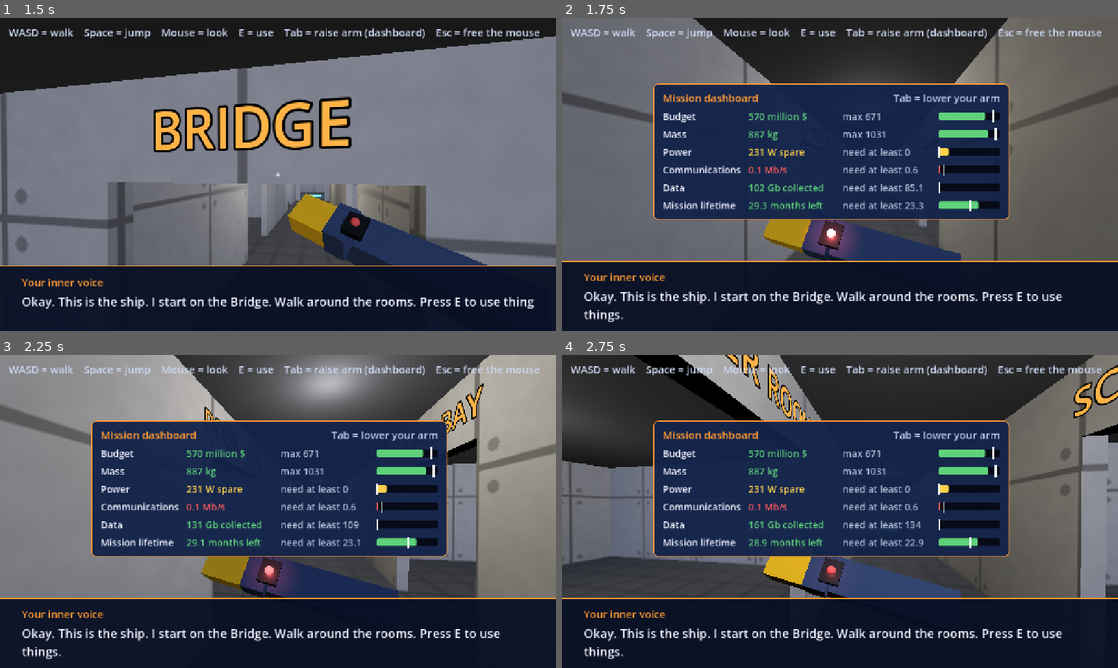
Above: before the commit, frames 1-4 (two rows, left to right).
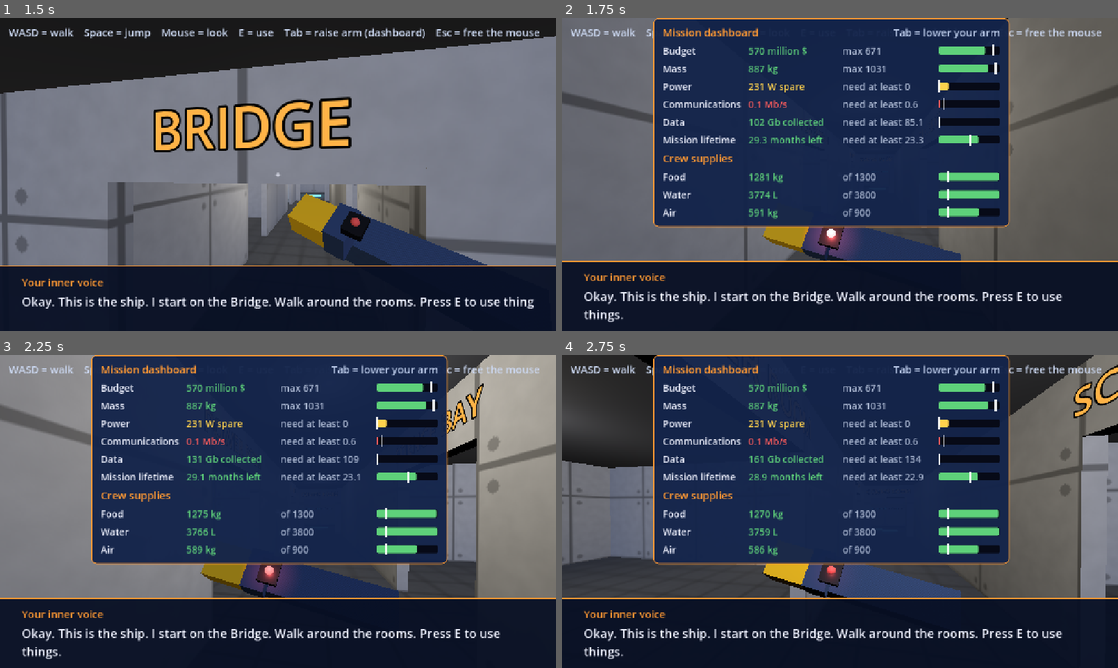
Above: after the commit, the same moments.

Repository: Kaleb-45/how-did-we-get-here
Game: Godot game, scene res://scenes/walk.tscn
Two runs of this game, one before a commit and one after it. Both use one fixed random seed, a clock stepped at 60 frames per second and the inputs below. This scene is started directly instead of the project's main scene.
Inputs (mouse positions are in pixels of both pictures, inside the frame that each line leads up to):
- Up to frame 1 (1.5 s): tap E (interact) at 0.5 s; move the mouse to (305, 174) at 0.52 s; hold E (interact) 0.53-1.28 s; hold W (move_forward) from 0.53 s (still down); click (305, 174) at 0.67 s; tap Space (jump) at 0.77 s; move the mouse to (250, 174) at 1.27 s; tap Tab (toggle_dashboard) at 1.35 s
- Up to frame 2 (1.75 s): keep holding W (move_forward); tap Space (jump) at 1.52 s
- Up to frame 3 (2.25 s): keep holding W (move_forward); tap E (interact) at 2 s; move the mouse to (289, 505) at 2.02 s; hold E (interact) from 2.03 s (still down)
- Up to frame 4 (2.75 s): keep holding W (move_forward); keep holding E (interact)

Frame 1 is identical in both runs. In frame 2, 24% of the frame differs, in the area x 16-81%, y 0-68%; in frame 3, 24%; in frame 4, 24%.
Error before the commit: Invalid access to property or key 'camera' on a base object of type 'Dictionary'. (res://scripts/autoload/GameState.gd:227)
Error after the commit: Invalid access to property or key 'camera' on a base object of type 'Dictionary'. (res://scripts/autoload/GameState.gd:368)

Commit message:
A12: Crew supplies group (food, water, air) on the arm dashboard, drops with use per day
Co-Authored-By: Claude Opus 5.5 <noreply@anthropic.com>

Diff:
--- a/data/inner_voice.json
+++ b/data/inner_voice.json
@@ -96,6 +96,42 @@
       "what": "Power: the batteries ran out during the mission.",
       "why": "We flew into Mars' shadow. The solar panels got no sun, the batteries couldn't run everything, and power stayed in the red.",
       "fix": "When the alarm sounds, go to the power panel and switch off the heater or the antenna. The camera uses too little to help. Real NASA teams turn the heaters down before every shadow."
+    },
+    "food_empty": {
+      "title": "Food ran out",
+      "what": "Food: the crew ran out of food.",
+      "why": "The crew eats every day, about 1.8 kg each. The food store emptied before the trip was over.",
+      "fix": "Go to the Food station in Life Support and press E to start rationing early. Rationing makes the food last longer."
+    },
+    "water_empty": {
+      "title": "Water ran out",
+      "what": "Water: the crew ran out of water.",
+      "why": "The crew drinks every day, and a leak pours water out fast if nobody stops it.",
+      "fix": "When the voice warns about a leak, run to the Water station in Life Support and press E to stop it."
+    },
+    "air_empty": {
+      "title": "Air ran out",
+      "what": "Air: the crew ran out of air to breathe.",
+      "why": "Breathing uses up the air every day. A fresh scrubber puts air back, and nobody swapped it in time.",
+      "fix": "Go to the Air station in Life Support and press E to swap the scrubber. Press E again when the ring closes on the target."
+    },
+    "food_low": {
+      "title": "Food too low",
+      "what": "Food: the store was almost empty at the end.",
+      "why": "The crew eats every day, and the food was not rationed, so it ran too low.",
+      "fix": "Go to the Food station in Life Support and press E to start rationing. Rationing makes the food last longer."
+    },
+    "water_low": {
+      "title": "Water too low",
+      "what": "Water: the tank was almost empty at the end.",
+      "why": "The crew drinks every day. A leak that is fixed late loses a lot of water.",
+      "fix": "When the voice warns about a leak, run to the Water station in Life Support and press E at once."
+    },
+    "air_low": {
+      "title": "Air too low",
+      "what": "Air: the air was almost gone at the end.",
+      "why": "Breathing uses up the air every day, and the scrubber was not swapped (or was swapped badly).",
+      "fix": "Go to the Air station in Life Support and press E to swap the scrubber. A press close to the target puts back more air."
     }
   },
   "parts": {
@@ -196,6 +232,18 @@
     "mission_lifetime": {
       "warning": "No spare months. The spacecraft will barely last.",
       "danger": "The spacecraft won't last long enough!"
+    },
+    "food": {
+      "warning": "The food is running low. The crew gets hungry.",
+      "danger": "The food is almost gone! The crew is in trouble."
+    },
+    "water": {
+      "warning": "The water is running low. Everyone is thirsty.",
+      "danger": "The water is almost gone! The crew is in trouble."
+    },
+    "air": {
+      "warning": "The air is getting stale. The meter is low.",
+      "danger": "The air is almost gone! The crew can barely breathe."
     }
   },
   "launch": {
--- a/data/story.json
+++ b/data/story.json
@@ -138,6 +138,21 @@
       }
     }
   },
+  "crew_supplies": {
+    "_readme": "The Crew supplies group on the arm dashboard (shown in Flight and Arrival only). names and units = the words on each row. of_word = the words between the amount left and the full size, for example \"1250 kg of 1300\".",
+    "title": "Crew supplies",
+    "names": {
+      "food": "Food",
+      "water": "Water",
+      "air": "Air"
+    },
+    "units": {
+      "food": "kg",
+      "water": "L",
+      "air": "kg"
+    },
+    "of_word": "of"
+  },
   "dashboard": {
     "title": "Mission dashboard",
     "hint_small": "Tab = bigger",
--- a/scripts/autoload/GameState.gd
+++ b/scripts/autoload/GameState.gd
@@ -43,7 +43,12 @@
 # One entry per timed press: { "stage": "launch", "moment": "liftoff", "result": "Perfect" }
 # The result is "Perfect", "Good" or "Miss".
 var timing_results: Array = []
-var findings: Array = []              # science the mission found
+var findings: Array = []              # things that went wrong on the way (crew supplies at zero)
+# Crew supplies (data/supplies.json). crew_supplies above holds how much is left.
+var supplies_started: bool = false    # true once the ship has been stocked
+var rationing: bool = false           # true once the player rations the food (Food station)
+var leak_active: bool = false         # true while the water leak is pouring (Flight)
+var scrubber_swapped: bool = false    # true once the player swapped the scrubber (Air station)
 
 
 func _ready() -> void:
@@ -67,6 +72,10 @@
 		"damage": damage.duplicate(true),
 		"timing_results": timing_results.duplicate(true),
 		"findings": findings.duplicate(true),
+		"supplies_started": supplies_started,
+		"rationing": rationing,
+		"leak_active": leak_active,
+		"scrubber_swapped": scrubber_swapped,
 		"event_failures": event_failures.duplicate(true),
 		"mission_months": mission_months,
 		"data_collected": data_collected,
@@ -92,6 +101,10 @@
 	damage = d.get("damage", damage).duplicate(true)
 	timing_results = d.get("timing_results", timing_results).duplicate(true)
 	findings = d.get("findings", findings).duplicate(true)
+	supplies_started = d.get("supplies_started", supplies_started)
+	rationing = d.get("rationing", rationing)
+	leak_active = d.get("leak_active", leak_active)
+	scrubber_swapped = d.get("scrubber_swapped", scrubber_swapped)
 	event_failures = d.get("event_failures", event_failures).duplicate(true)
 	mission_months = d.get("mission_months", mission_months)
 	data_collected = d.get("data_collected", data_collected)
@@ -114,6 +127,9 @@
 	# The launch starts again too. The parts, name, character and rocket stay.
 	damage.clear()
 	timing_results.clear()
+	# The crew supplies, the findings and the leak start again too.
+	clear_supplies()
+	findings.clear()
 
 
 # --- The launch (timed presses) -------------------------------------------
@@ -132,6 +148,130 @@
 # Adds damage (or lost fuel). kind is "fuel" or a part name. amount is a percent.
 func add_damage(kind: String, amount: float) -> void:
 	damage[kind] = damage.get(kind, 0.0) + amount
+
+
+# --- Crew supplies (food, water, air) --------------------------------------
+# A separate group from the six resources. They show in Flight and Arrival.
+# Every number is in data/supplies.json. Each one drops by:
+#   (use per person per day) x (crew size) x (game days that passed)
+
+const SUPPLY_IDS: Array = ["food", "water", "air"]
+
+
+# Stock the ship: every supply at its start amount, no rationing, no leak.
+func start_supplies() -> void:
+	for id in SUPPLY_IDS:
+		crew_supplies[id] = float(Data.supplies["start_amount"][id]["value"])
+	rationing = false
+	leak_active = false
+	scrubber_swapped = false
+	supplies_started = true
+	findings.clear()
+	for id in SUPPLY_IDS:   # old crew problems from a last try are gone
+		event_failures.erase(id + "_empty")
+		event_failures.erase(id + "_low")
+
+
+# Safety net: if the walk starts without a Flight (Play on the walk scene), stock the ship.
+func ensure_supplies() -> void:
+	if not supplies_started:
+		start_supplies()
+
+
+# "Try again": no supplies, no leak, no rationing. (Parts, name, character and rocket stay.)
+func clear_supplies() -> void:
+	for id in SUPPLY_IDS:
+		crew_supplies[id] = 0.0
+	rationing = false
+	leak_active = false
+	scrubber_swapped = false
+	supplies_started = false
+
+
+# How much the whole crew uses in one game day.
+func get_supply_use_per_day(id: String) -> float:
+	var use: float = Data.supplies["per_person_per_day"][id]["value"] * Data.supplies["crew_size"]["value"]
+	if id == "food" and rationing:
+		use *= Data.supplies["tasks"]["ration"]["food_use_factor"]["value"]
+	return use
+
+
+# Some game days passed: the crew used some supplies.
+func advance_supplies(days_passed: float) -> void:
+	for id in SUPPLY_IDS:
+		crew_supplies[id] = maxf(0.0, crew_supplies[id] - get_supply_use_per_day(id) * days_passed)
+
+
+# The water leak: it pours out liters_per_second every real second.
+func drain_leak(delta: float) -> void:
+	if leak_active:
+		var rate: float = Data.events["water_leak"]["drain_liters_per_second"]["value"]
+		crew_supplies["water"] = maxf(0.0, crew_supplies["water"] - rate * delta)
+
+
+# Put air (or anything else) back, but never above the meter's capacity.
+func add_supply(id: String, amount: float) -> void:
+	crew_supplies[id] = minf(get_supply_capacity(id), crew_supplies[id] + amount)
+
+
+func get_supply_capacity(id: String) -> float:
+	return float(Data.supplies["capacity"][id]["value"])
+
+
+# "safe" (green), "warning" (yellow) or "danger" (red). The thresholds are a
+# percent of the meter's capacity (supplies.json "status").
+func get_supply_status(id: String) -> String:
+	var percent: float = crew_supplies[id] / get_supply_capacity(id) * 100.0
+	if percent < Data.supplies["status"]["danger_percent"]["value"]:
+		return "danger"
+	if percent < Data.supplies["status"]["warning_percent"]["value"]:
+		return "warning"
+	return "safe"
+
+
+func get_supply_statuses() -> Dictionary:
+	var statuses: Dictionary = {}
+	for id in SUPPLY_IDS:
+		statuses[id] = get_supply_status(id)
+	return statuses
+
+
+# The worst of the three supply colors (the wrist light uses it).
+func get_worst_supply_status() -> String:
+	var worst := "safe"
+	for id in SUPPLY_IDS:
+		var status: String = get_supply_status(id)
+		if status == "danger":
+			return "danger"
+		if status == "warning":
+			worst = "warning"
+	return worst
+
+
+# A supply at zero is a finding and costs some damage. It happens once per supply.
+func check_empty_supplies() -> void:
+	if not supplies_started:
+		return
+	for id in SUPPLY_IDS:
+		if crew_supplies[id] <= 0.0 and not event_failures.has(id + "_empty"):
+			add_crew_finding(id)
+
+
+func add_crew_finding(id: String) -> void:
+	var cost: Dictionary = Data.supplies["empty_damage"]
+	findings.append({ "supply": id, "finding": id + "_empty" })
+	event_failures.append(id + "_empty")   # the debrief makes a card from it
+	add_damage(cost["kind"], cost["amount"]["value"])
+
+
+# At the end of Arrival: a supply that is still red is a failure (unless it
+# already has its "ran out" finding).
+func add_end_of_supply_failures() -> void:
+	if not supplies_started:
+		return
+	for id in SUPPLY_IDS:
+		if get_supply_status(id) == "danger" and not event_failures.has(id + "_empty") and not event_failures.has(id + "_low"):
+			event_failures.append(id + "_low")
 
 
 # --- The live mission (3D walk) ------------------------------------------
@@ -181,6 +321,7 @@
 			failure_id = res_id
 		if not event_failures.has(failure_id):
 			event_failures.append(failure_id)
+	add_end_of_supply_failures()   # red crew supplies count too
 
 
 # Call every frame during the walk. delta = real seconds since last frame.
--- a/scripts/dashboard.gd
+++ b/scripts/dashboard.gd
@@ -1,5 +1,6 @@
 # dashboard.gd
-# The mission dashboard: one row per resource.
+# The mission dashboard: one row per resource, and (in Flight and Arrival)
+# a "Crew supplies" group with food, water and air.
 # It does NOT calculate anything. The screen that owns it hands it the
 # six values, and the dashboard draws them:
 #     %Dashboard.show_values(GameState.get_totals())
@@ -15,6 +16,11 @@
 
 # One row per resource, for example { "budget": <row>, ... }
 var rows: Dictionary = {}
+
+# The "Crew supplies" group (food, water, air). It is built the first time a
+# screen asks for it (Flight and Arrival), so Build never shows it.
+var supply_rows: Dictionary = {}
+var supply_group: VBoxContainer
 
 
 func _ready() -> void:
@@ -39,8 +45,38 @@
 
 
 # Make one row flash (for example "power" during the alarm), or stop it.
+# It can be a crew supply too (for example "water" during the leak).
 func set_flashing(res_id: String, on: bool) -> void:
-	rows[res_id].set_flashing(on)
+	if rows.has(res_id):
+		rows[res_id].set_flashing(on)
+	elif supply_rows.has(res_id):
+		supply_rows[res_id].set_flashing(on)
+
+
+# Draw the Crew supplies group: food, water and air, below the six resources.
+# amounts = { "food": 1300, ... }  statuses = { "food": "safe", ... } (from GameState)
+func show_supplies(amounts: Dictionary, statuses: Dictionary) -> void:
+	if supply_group == null:
+		build_supply_group()
+	for id in supply_rows:
+		supply_rows[id].show_supply(amounts[id], GameState.get_supply_capacity(id), statuses[id])
+
+
+func build_supply_group() -> void:
+	supply_group = VBoxContainer.new()
+	supply_group.add_theme_constant_override("separation", 10)
+	$Column.add_child(supply_group)
+
+	var header := Label.new()
+	header.text = Data.story["crew_supplies"]["title"]
+	header.theme_type_variation = &"AccentText"
+	supply_group.add_child(header)
+
+	for id in GameState.SUPPLY_IDS:
+		var row = ROW.instantiate()
+		supply_group.add_child(row)
+		row.setup_supply(id)
+		supply_rows[id] = row
 
 
 # Draw all six values. values = { "budget": 330, "mass": 690, ... }
--- a/scripts/dashboard_row.gd
+++ b/scripts/dashboard_row.gd
@@ -41,6 +41,31 @@
 	bar.add_theme_stylebox_override("fill", fill_style)
 
 
+# A crew supply row (food, water or air) works the same way as a resource row.
+# Call this instead of setup(). The words are in story.json "crew_supplies".
+func setup_supply(supply_id: String) -> void:
+	res_id = supply_id
+	name_label.text = Data.story["crew_supplies"]["names"][supply_id]
+	fill_style = bar.get_theme_stylebox("fill").duplicate()
+	bar.add_theme_stylebox_override("fill", fill_style)
+
+
+# Show how much of a crew supply is left. status = "safe", "warning" or "danger".
+# The white marker shows the red line (supplies.json "status").
+func show_supply(amount: float, capacity: float, status: String) -> void:
+	var words: Dictionary = Data.story["crew_supplies"]
+	value_label.text = GameState.fmt(amount) + " " + words["units"][res_id]
+	limit_label.text = words["of_word"] + " " + GameState.fmt(capacity)
+	bar.max_value = capacity
+	bar.value = amount
+	var danger_spot: float = Data.supplies["status"]["danger_percent"]["value"] / 100.0
+	limit_marker.anchor_left = danger_spot
+	limit_marker.anchor_right = danger_spot
+	var color: Color = Color.html(Data.game_data["dashboard"]["colors"][status])
+	value_label.add_theme_color_override("font_color", color)
+	fill_style.bg_color = color
+
+
 # Compact = the small corner version: only the name and the bar.
 # The name takes the green/yellow/red color instead of the value,
 # and the white marker on the bar still shows where the limit is.
--- a/scripts/walk.gd
+++ b/scripts/walk.gd
@@ -67,6 +67,9 @@
 	reroute_panel.switch_changed.connect(_on_switch_changed)
 	prompt_label.text = ""
 
+	# The crew supplies: stocked once, then they keep dropping (see _process).
+	GameState.ensure_supplies()
+
 	# The mission clock starts at zero. The dashboard is hidden until Tab.
 	GameState.start_mission()
 	remember_build_colors()
@@ -101,12 +104,23 @@
 func _process(delta: float) -> void:
 	if not mission_over:
 		GameState.advance_mission(delta)   # mission time moves forward (it stops at the end)
+		GameState.advance_supplies(crew_days_passed(delta))   # the crew eats, drinks and breathes
+		GameState.check_empty_supplies()
 	update_dashboard()
 	update_wrist_panel()
 	update_alarm(delta)
 	update_mission_end()
 	update_prompt()
 	update_voice(delta)
+
+
+# How many game days the crew supplies lose this frame. The Arrival walk stands
+# for supplies.json "arrival_crew_days" days, spread over the whole mission.
+func crew_days_passed(delta: float) -> float:
+	var clock: Dictionary = Data.game_data["mission_clock"]
+	var mission_months: float = GameState.get_limits()["mission_lifetime"]["value"]
+	var days_per_month: float = Data.supplies["arrival_crew_days"]["value"] / mission_months
+	return delta * clock["months_per_second"] * days_per_month
 
 
 # GameState works out the live numbers; the dashboard draws them.
@@ -116,13 +130,23 @@
 	var values: Dictionary = GameState.get_live_values()
 	var limits: Dictionary = GameState.get_live_limits()
 	dashboard.show_values(values, limits, true)
+	dashboard.show_supplies(GameState.crew_supplies, GameState.get_supply_statuses())   # Crew supplies group
 	if check_warnings:
 		check_for_warnings(values, limits)
 		# The wrist light shows the worst row: green, yellow or red.
-		arm.show_status(GameState.get_worst_status(values, limits))
+		arm.show_status(worse_of(GameState.get_worst_status(values, limits), GameState.get_worst_supply_status()))
 	else:
 		# First frame: use the build's colors (what the player saw on Review).
 		arm.show_status(GameState.get_worst_status(GameState.get_totals(), GameState.get_limits()))
+
+
+# The worse of two colors: "danger" beats "warning" beats "safe".
+func worse_of(a: String, b: String) -> String:
+	if a == "danger" or b == "danger":
+		return "danger"
+	if a == "warning" or b == "warning":
+		return "warning"
+	return "safe"
 
 
 # Each row's color last frame, for example { "power": "safe", ... }
@@ -136,6 +160,8 @@
 	var limits: Dictionary = GameState.get_limits()
 	for res_id in totals:
 		last_status[res_id] = GameState.get_status(totals[res_id], limits[res_id])
+	for id in GameState.SUPPLY_IDS:
+		last_status[id] = GameState.get_supply_status(id)
 
 
 # When a row CHANGES to yellow or red, the inner voice warns us.
@@ -151,6 +177,14 @@
 		if res_id == "power" and alarm_stage != "waiting":
 			continue   # the shadow pass has started: the alarm lines already talk about power
 		say_warning(Data.voice["dashboard_warnings"][res_id][status])
+
+	# The crew supplies warn the same way: only when a color changes.
+	for id in GameState.SUPPLY_IDS:
+		var supply_status: String = GameState.get_supply_status(id)
+		var supply_before: String = last_status.get(id, "")
+		last_status[id] = supply_status
+		if supply_status != supply_before and supply_status != "safe":
+			say_warning(Data.voice["dashboard_warnings"][id][supply_status])
 
 
 # --- Talking ----------------------------------------------------------------
